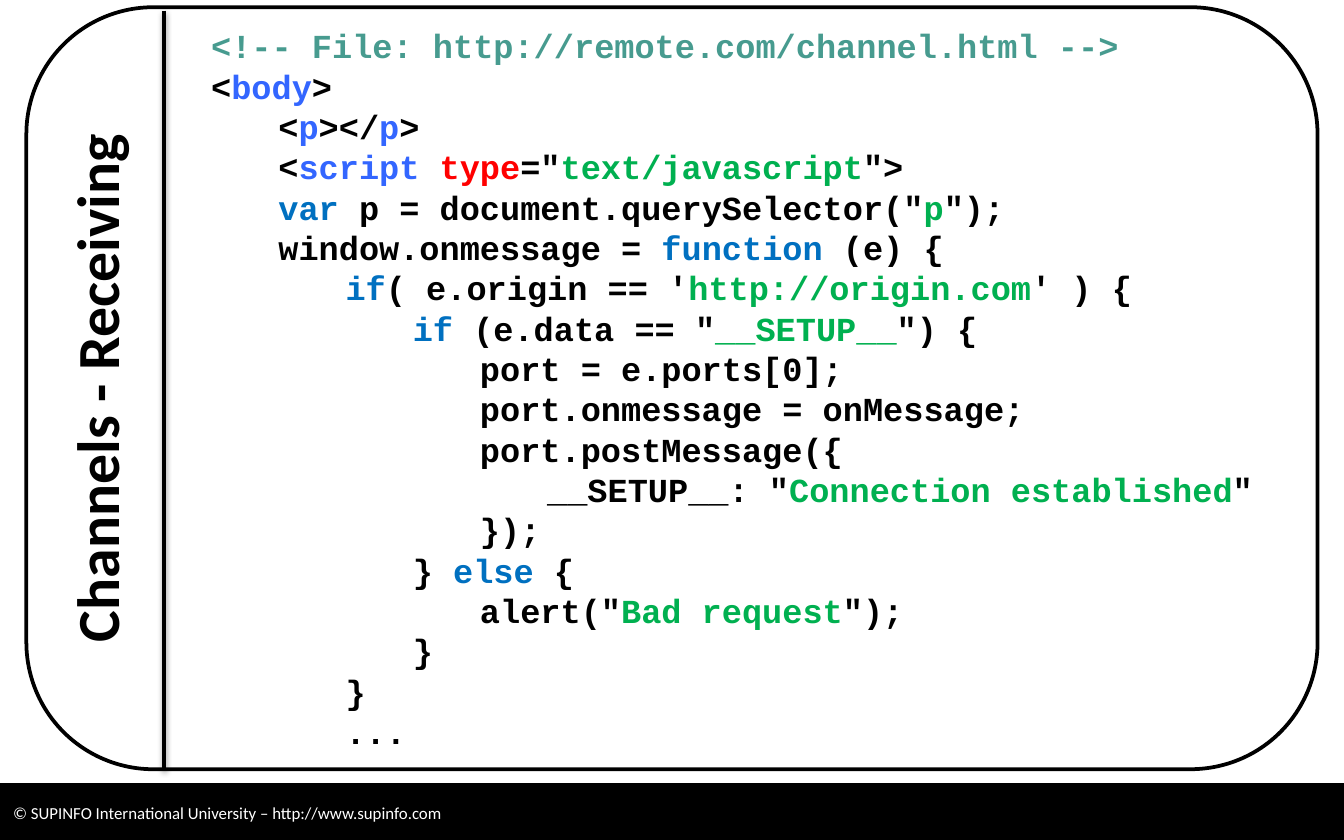
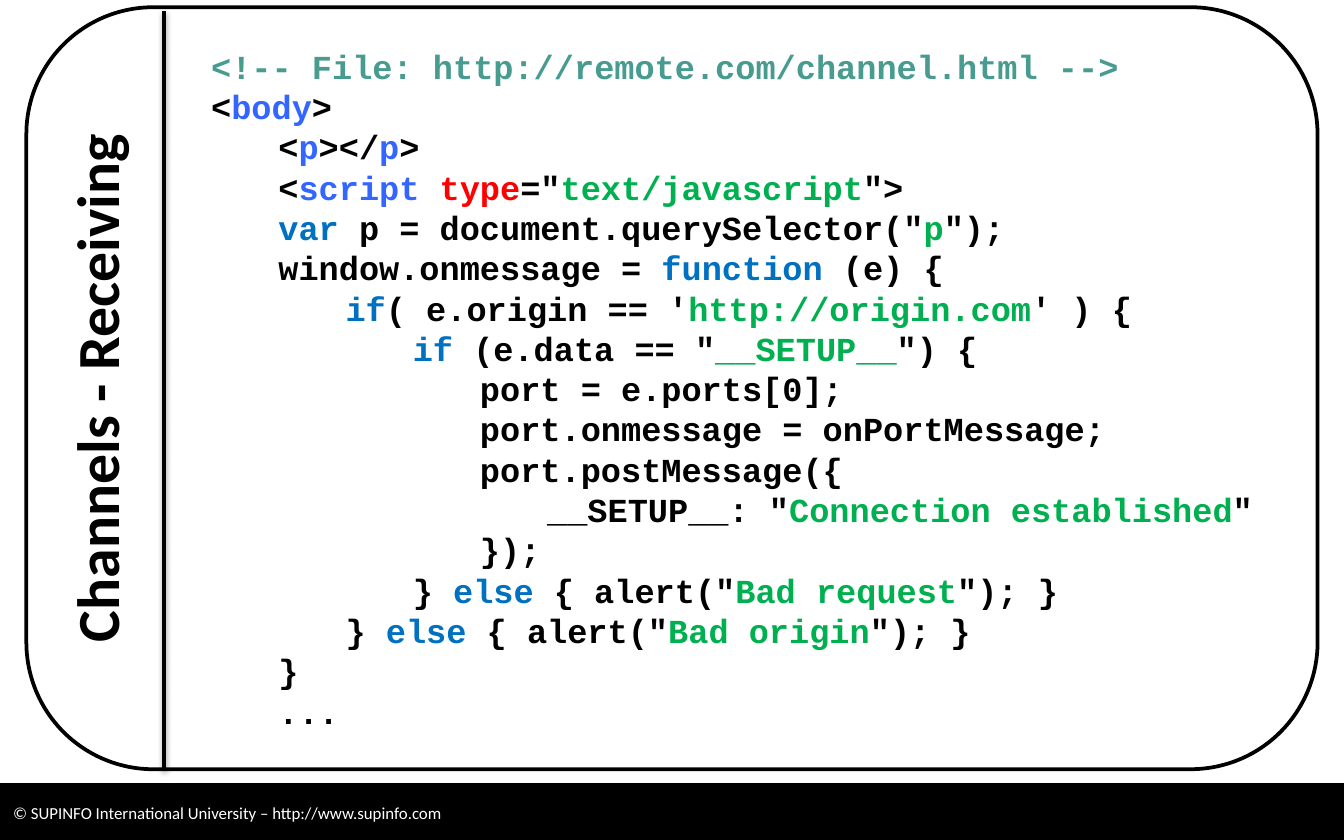
Before and after one commit to CodeCourses/3WEB, a slide deck: slide 17 of 05 - HTML5 - New APIs 1 [RC without Labs].pptx (slide 51 before the commit). Drawn at 1344x840 pixels with LibreOffice and Linux fonts; fonts in the diff are those of the drawing; background and template pictures are left out. Boxes give left, top, right and bottom in pixels: in the first picture for what was removed or moved away, otherwise in the second. Text is boxed around its words. In the diff, an @@ line names an element or a change of style, - is before the commit and + after.

```diff
--- a/05 - HTML5 - New APIs 1 [RC without Labs].pptx
+++ b/05 - HTML5 - New APIs 1 [RC without Labs].pptx
@@ rounded rectangle "<!-- File: http://remote.com/channel.html -->" at <box>27,7,1318,769</box>: list level 5 to 4 in "}"; list level 5 to 4 in "..." @@
@@ text in rounded rectangle at <box>480,418,1105,448</box>: text changed @@
-            port.onmessage = onMessage;
+            port.onmessage = onPortMessage;
@@ text in rounded rectangle at <box>386,578,1018,650</box>: text changed @@
-          } else {
-            alert("Bad request");
-          }
+          } else { alert("Bad request"); }
+        } else { alert("Bad origin"); }
```
Also in this commit, not shown: 10 other slides changed, 14 slides added, 1 slide removed, 9 other files.
